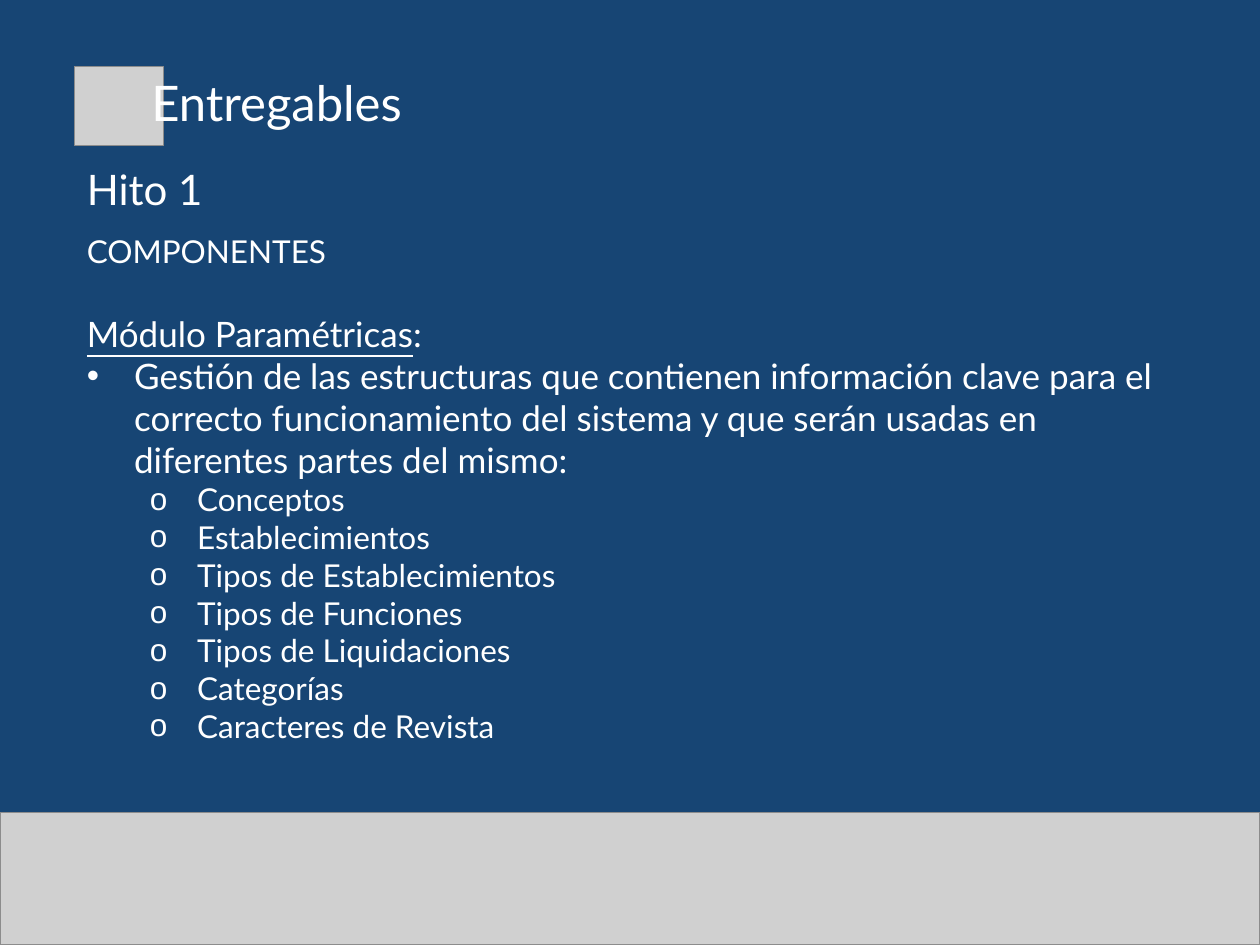
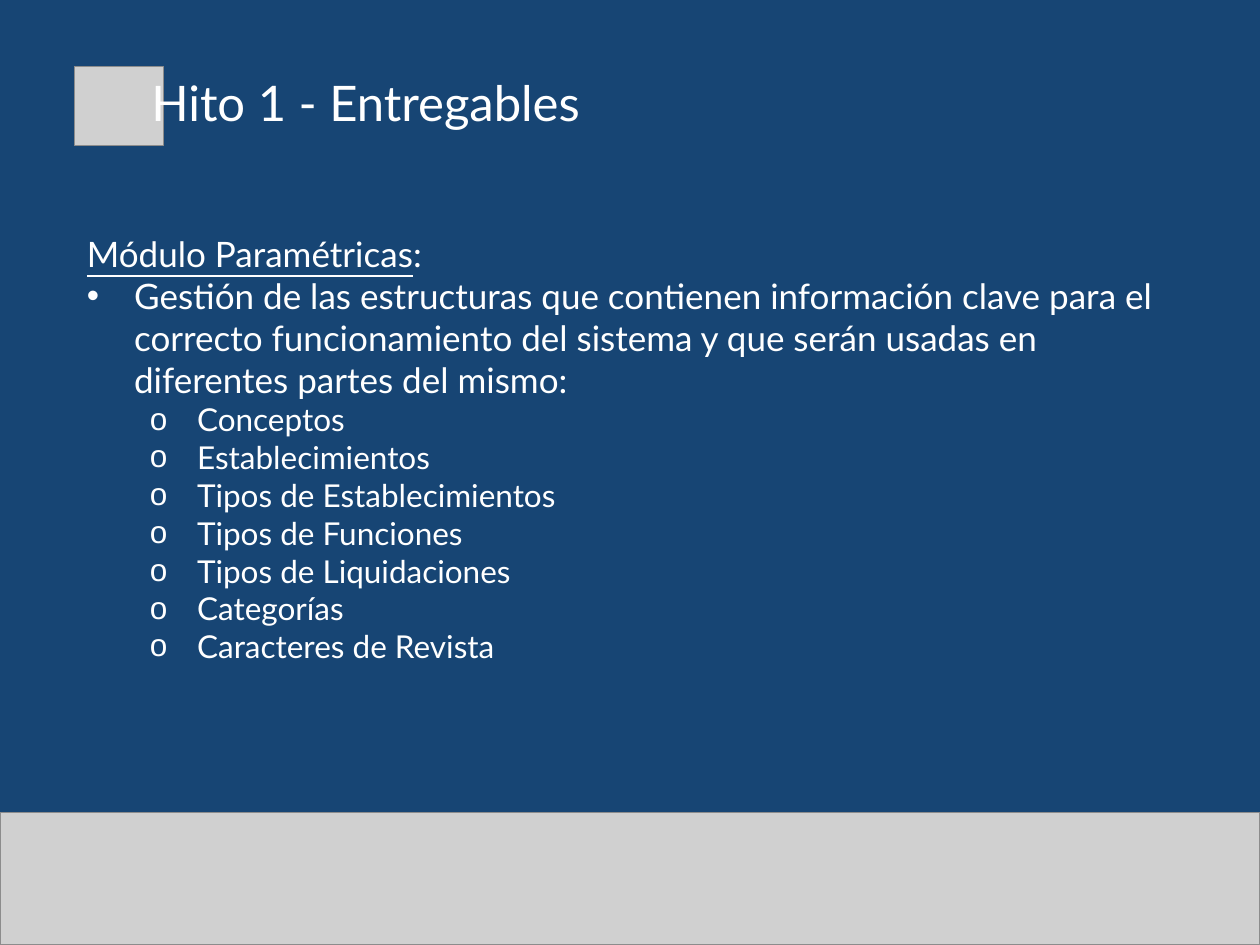
Before and after one commit to gabulopezmdq-ui/Eventia, a slide deck: slide 8 of Documentacion/DocumentacionProyecto/Presentaciones/MEC_Hito1.pptx (slide 5 before the commit). Drawn at 1260x945 pixels with LibreOffice and Linux fonts; fonts in the diff are those of the drawing; grey boxes stand for pictures. Boxes give left, top, right and bottom in pixels: in the first picture for what was removed or moved away, otherwise in the second. Text is boxed around its words. In the diff, an @@ line names an element or a change of style, - is before the commit and + after.

```diff
--- a/Documentacion/DocumentacionProyecto/Presentaciones/MEC_Hito1.pptx
+++ b/Documentacion/DocumentacionProyecto/Presentaciones/MEC_Hito1.pptx
@@ text at <box>151,78,579,131</box>: text changed @@
-Entregables
+Hito 1 - Entregables
@@ text removed at <box>87,174,202,206</box> @@
-Hito 1
@@ text at <box>87,240,326,264</box>: paragraph removed @@
-COMPONENTES
```
Also in this commit, not shown: 4 other slides changed, 20 slides added.
